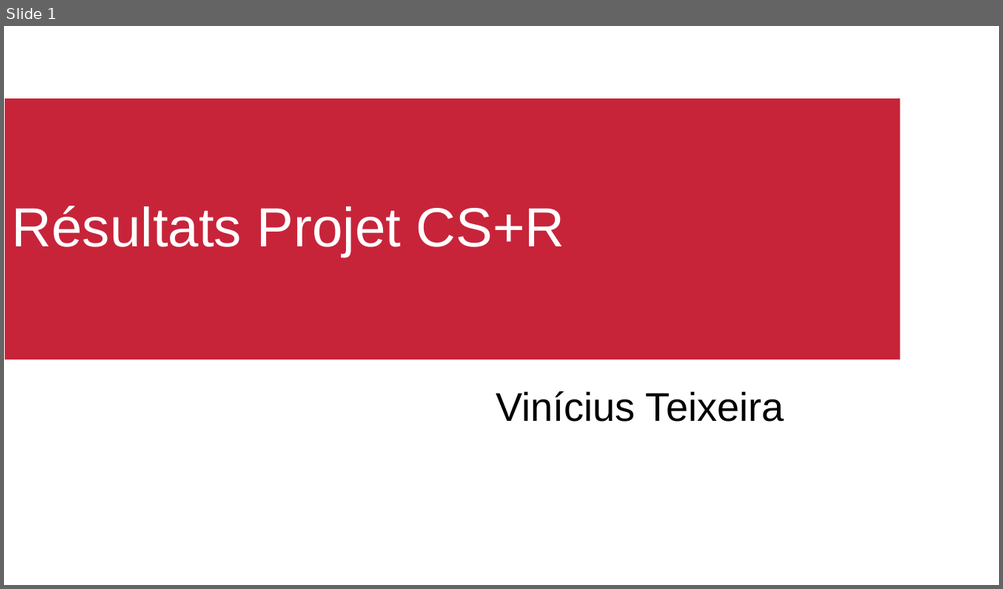
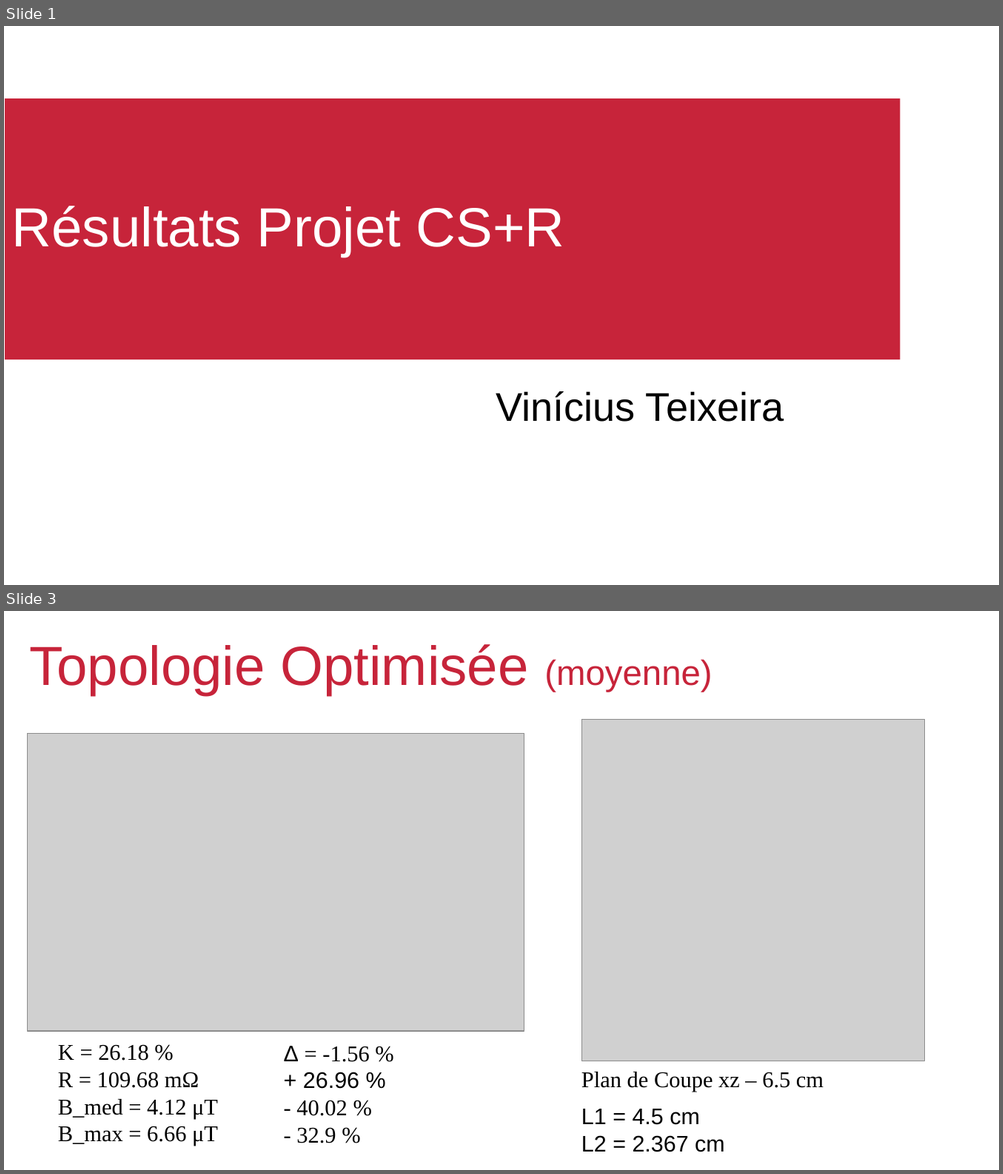
Before and after one commit to viniciustmoraes/COMSOL_simulations, a slide deck: Results/presentationResults.odp. Shown one above the other, each under a label of ours: slide 1 before the commit, slides 1 and 3 after it; the slides between them are not shown. The pictures are 1003x589 and 1003x1174 pixels, drawn with LibreOffice and Linux fonts; fonts in the diff are those of the drawing; grey boxes stand for pictures; background and template pictures are left out. Boxes give left, top, right and bottom in pixels: in the first picture for what was removed or moved away, otherwise in the second. Text is boxed around its words. In the diff, an @@ line names an element or a change of style, - is before the commit and + after.

```diff
--- a/Results/presentationResults.odp
+++ b/Results/presentationResults.odp
@@ slide 3 added at <box>4,611,999,1170</box>, background #FFFFFF @@
@@ rectangle added at <box>4,611,999,684</box>, fill #FFFFFF, outline #FFFFFF 0 pt @@
@@ title added at <box>29,644,711,695</box>, 44 pt, text #C7243A @@
+Topologie Optimisée (moyenne)
@@ picture added at <box>582,719,925,1062</box> @@
@@ picture added at <box>28,733,523,1031</box> @@
@@ text added at <box>58,1045,218,1147</box>, 18 pt, text #000000 @@
+K = 26.18 %
+R = 109.68 mΩ
+B_med = 4.12 μT
+B_max = 6.66 μT
@@ text added at <box>284,1046,369,1144</box>, 18 pt, text #000000 @@
+Δ = -1.56 %
++ 26.96 %
+- 40.02 %
+- 32.9 %
@@ text added at <box>581,1072,823,1093</box>, 18 pt, text #000000 @@
+Plan de Coupe xz – 6.5 cm
@@ rectangle added at <box>4,1099,999,1170</box>, fill #FFFFFF, outline #FFFFFF 0 pt @@
@@ text added at <box>581,1109,725,1153</box>, 18 pt, text #000000 @@
+L1 = 4.5 cm
+L2 = 2.367 cm
@@ text added at <box>174,1145,267,1165</box>, 14 pt, text #FFFFFF @@
+<date/time>
@@ text added at <box>546,1147,611,1152</box>, 14 pt, text #FFFFFF @@
+<footer>
@@ page number added at <box>760,1145,992,1170</box>, 14 pt, text #FFFFFF @@
+3
```
Also in this commit, not shown: 1 other slide added, 4 slides removed, 4 other files.
